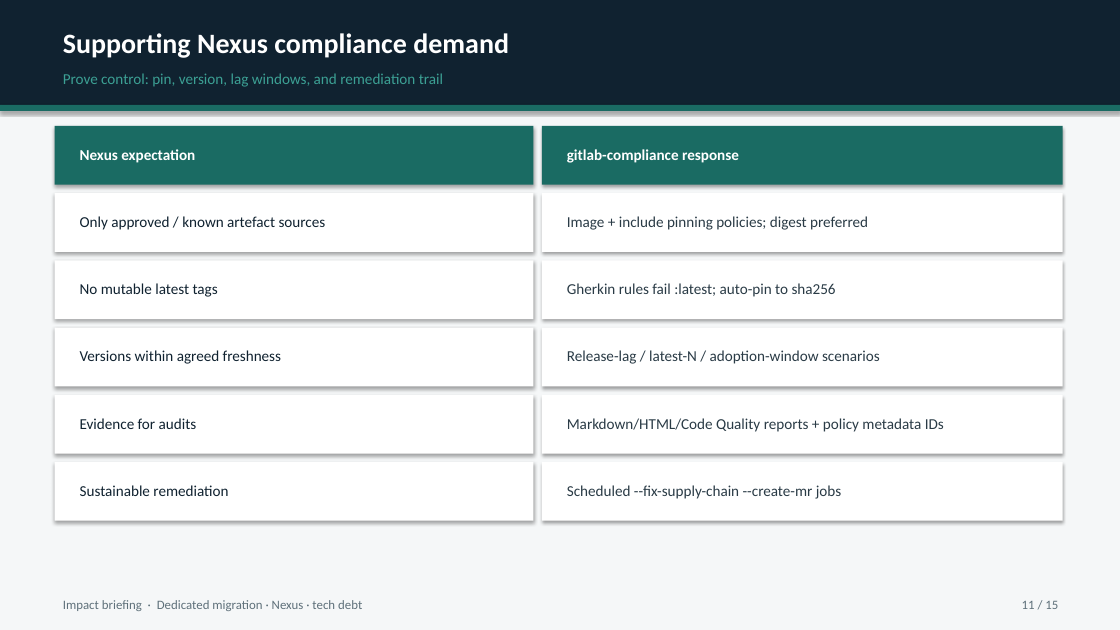
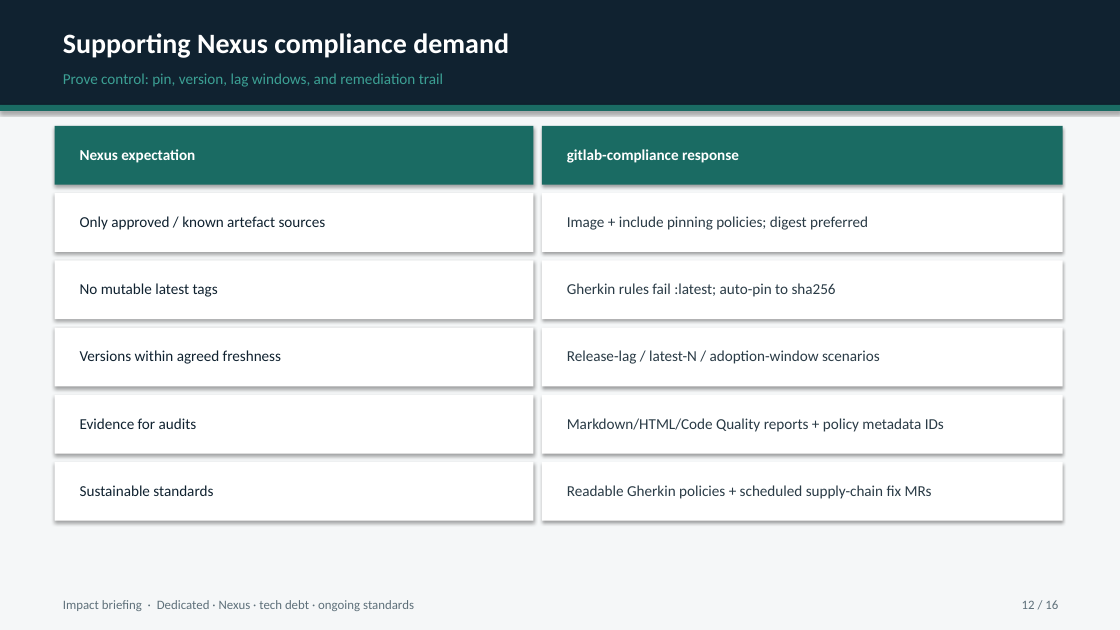
Before and after one commit to MaturityBuilder/gitlab-compliance, a slide deck: slide 12 of docs/presentations/gitlab-compliance-dedicated-nexus-impact.pptx (slide 11 before the commit). Drawn at 1120x630 pixels with LibreOffice and Linux fonts; fonts in the diff are those of the drawing. Boxes give left, top, right and bottom in pixels: in the first picture for what was removed or moved away, otherwise in the second. Text is boxed around its words. In the diff, an @@ line names an element or a change of style, - is before the commit and + after.

```diff
--- a/docs/presentations/gitlab-compliance-dedicated-nexus-impact.pptx
+++ b/docs/presentations/gitlab-compliance-dedicated-nexus-impact.pptx
@@ text at [80, 485, 213, 496]: text changed @@
-Sustainable remediation
+Sustainable standards
@@ text at [567, 485, 932, 499]: text changed @@
-Scheduled --fix-supply-chain --create-mr jobs
+Readable Gherkin policies + scheduled supply-chain fix MRs
@@ text at [63, 600, 414, 611]: text changed @@
-Impact briefing · Dedicated migration · Nexus · tech debt
+Impact briefing · Dedicated · Nexus · tech debt · ongoing standards
@@ text at [1022, 600, 1058, 609]: text changed @@
-11 / 15
+12 / 16
```
Also in this commit, not shown: 14 other slides changed, 1 slide added, 2 other files.
